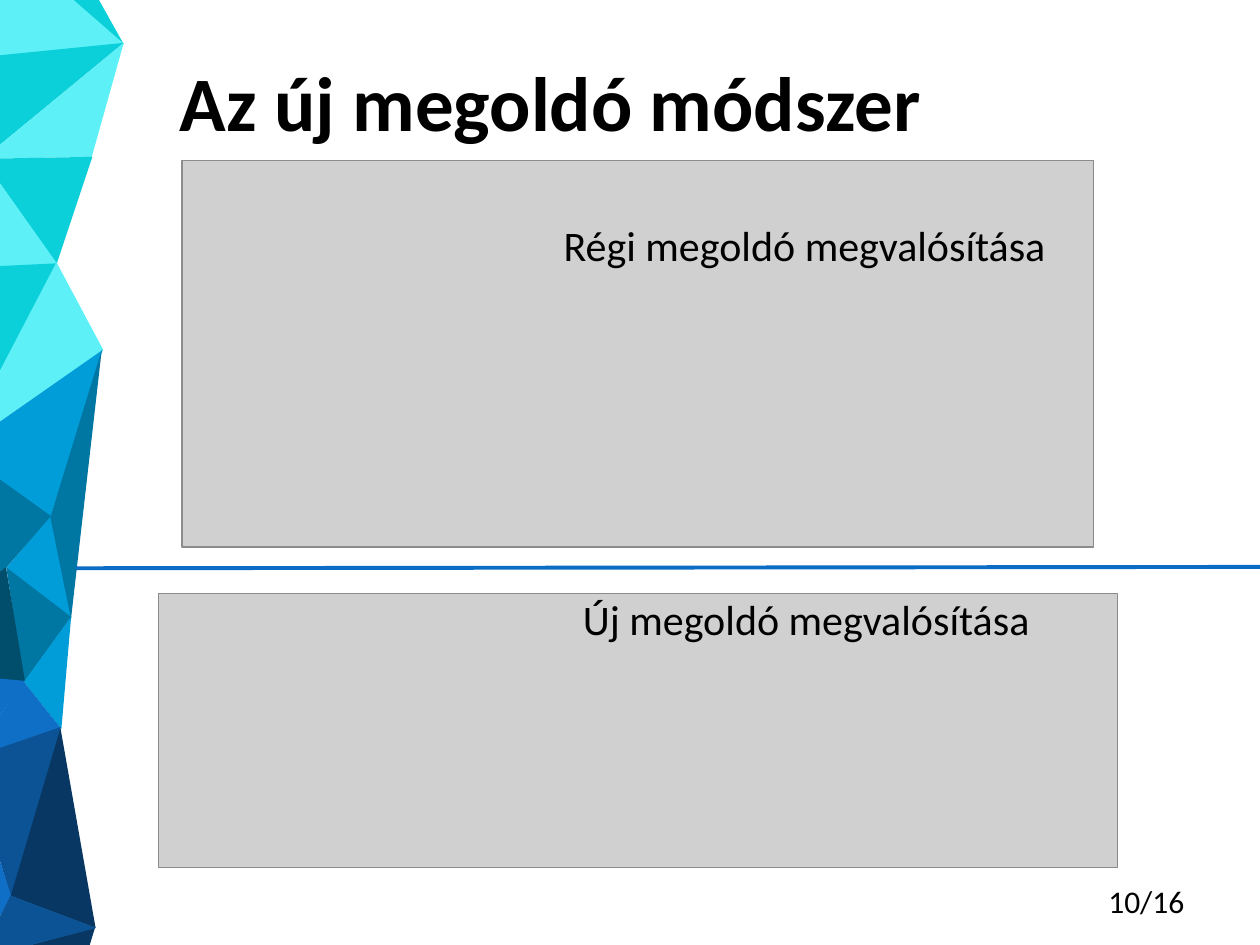
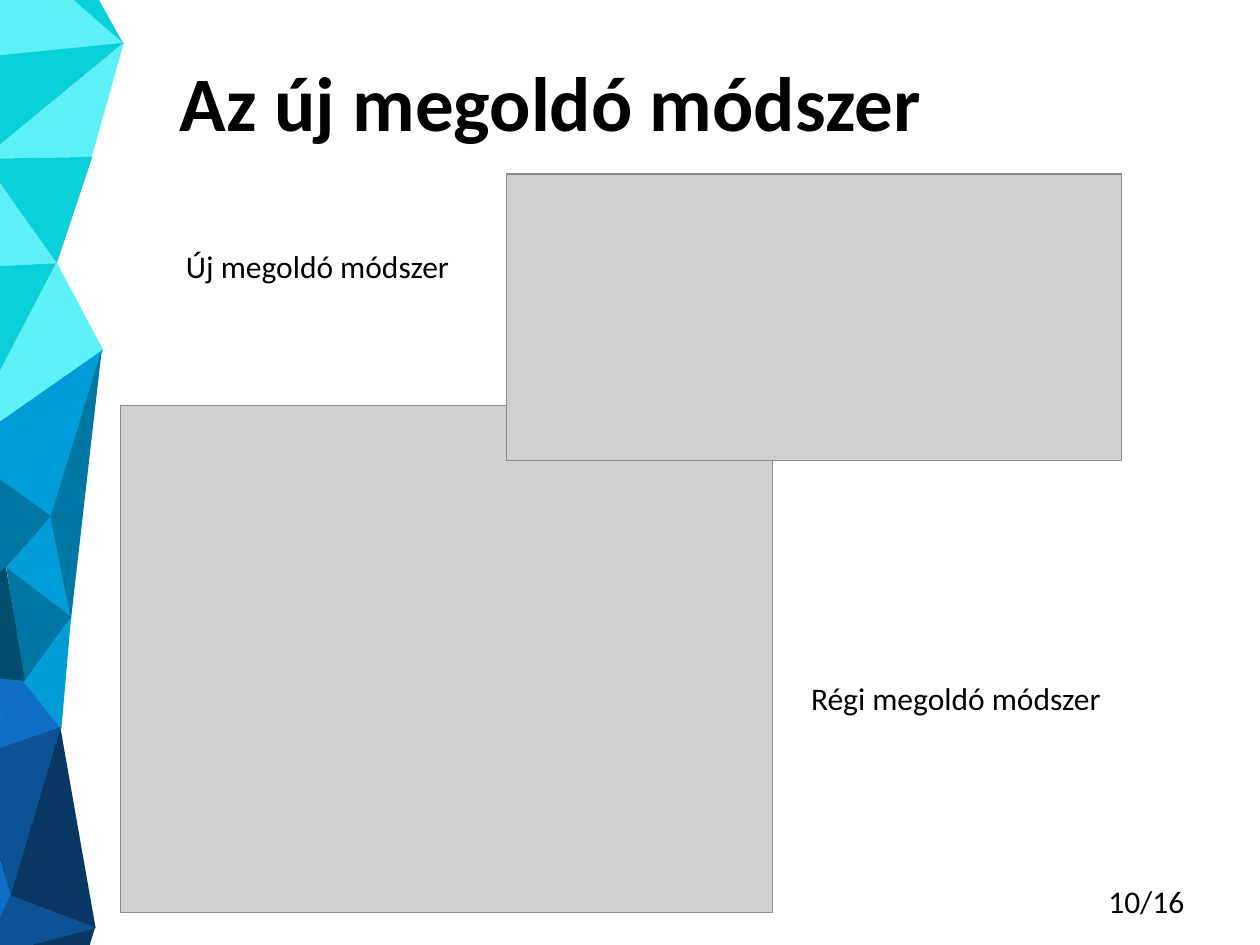
Before and after one commit to Gergo1912/Szakdolgozat, a slide deck: slide 10 of Molnar_Gergo_TDK_eloadas.pptx. Drawn at 1260x945 pixels with LibreOffice and Linux fonts; fonts in the diff are those of the drawing; grey boxes stand for pictures. Boxes give left, top, right and bottom in pixels: in the first picture for what was removed or moved away, otherwise in the second. Text is boxed around its words. In the diff, an @@ line names an element or a change of style, - is before the commit and + after.

```diff
--- a/Molnar_Gergo_TDK_eloadas.pptx
+++ b/Molnar_Gergo_TDK_eloadas.pptx
@@ picture removed at [181,160,1094,547] @@
@@ picture added at [507,174,1121,461] @@
@@ text at [186,252,449,284]: text changed; size 24 to 18 pt @@
-Új megoldó megvalósítása
+Új megoldó módszer
@@ picture added at [121,406,772,912] @@
@@ line removed from (76, 568) to (1260, 567) @@
@@ picture removed at [159,593,1118,867] @@
@@ text at [811,688,1101,716]: text changed; size 24 to 18 pt @@
-Régi megoldó megvalósítása
+Régi megoldó módszer
```
Also in this commit, not shown: 8 other slides changed, 1 slide added, 1 slide removed, 3 other files.
